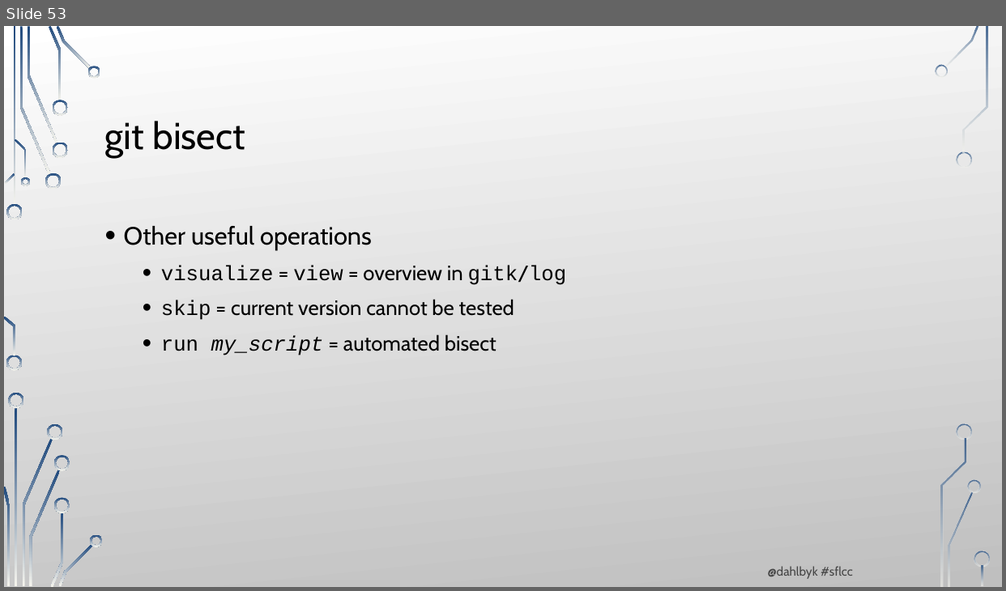
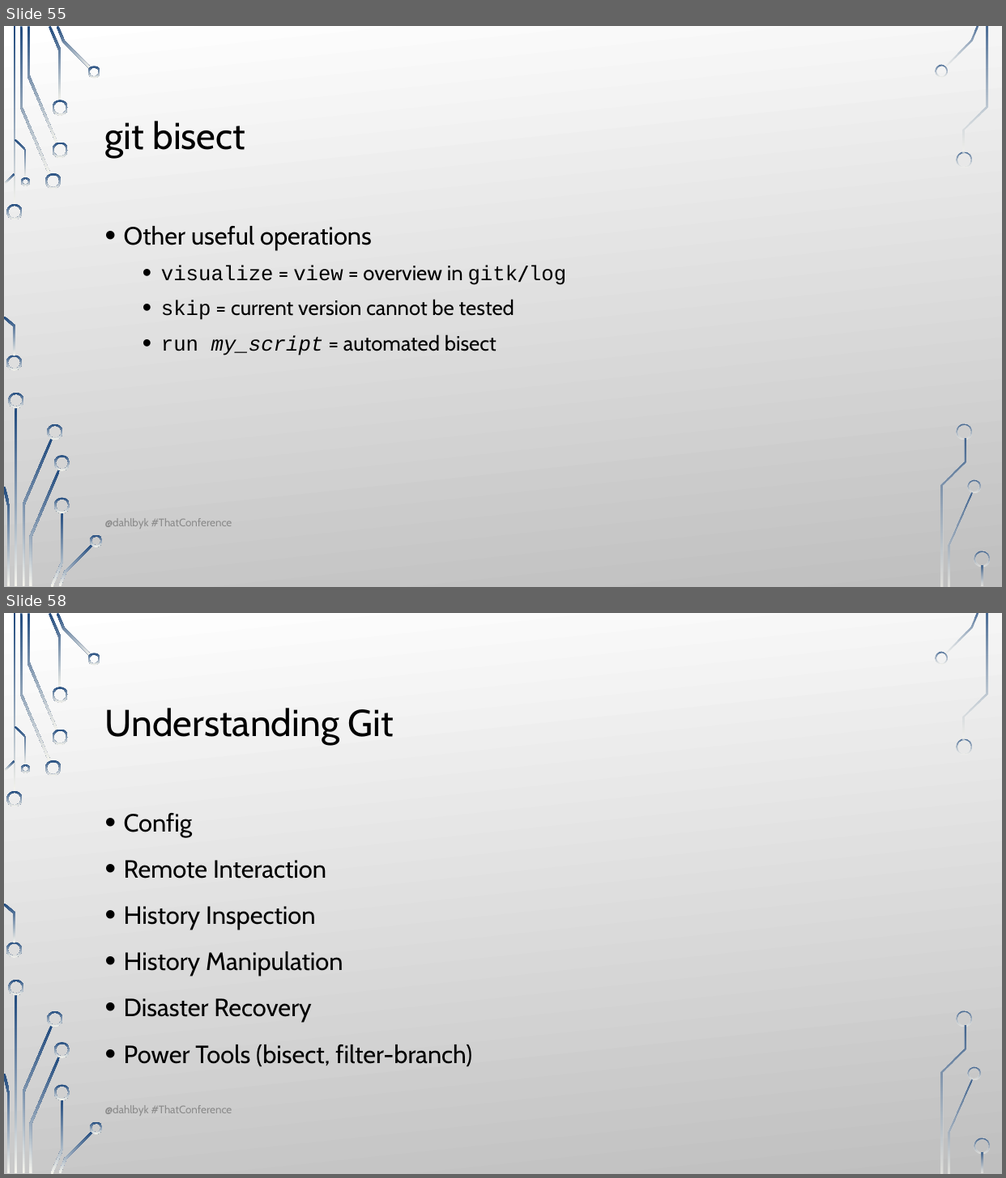
Before and after one commit to dahlbyk/Presentations, a slide deck: UnderstandingGit2/Slides.pptx. Shown one above the other, each under a label of ours: slide 53 before the commit, slides 55 and 58 after it; the slides between them are not shown. The pictures are 1006x591 and 1006x1178 pixels, drawn with LibreOffice and Linux fonts; fonts in the diff are those of the drawing; background and template pictures are left out. Boxes give left, top, right and bottom in pixels: in the first picture for what was removed or moved away, otherwise in the second. Text is boxed around its words. In the diff, an @@ line names an element or a change of style, - is before the commit and + after.

```diff
--- a/UnderstandingGit2/Slides.pptx
+++ b/UnderstandingGit2/Slides.pptx
@@ slide 58 added at box(4, 613, 1002, 1174), background picture (left out); not listed: 36 template elements that a slide beside it also shows @@
@@ title added at box(105, 708, 394, 745), 36 pt, text #000000 @@
+Understanding Git
@@ text added at box(124, 813, 472, 1067), 24 pt, text #000000 @@
+• Config
+• Remote Interaction
+• History Inspection
+• History Manipulation
+• Disaster Recovery
+• Power Tools (bisect, filter-branch)
@@ text added at box(105, 1105, 232, 1116), 10.5 pt, text #8C8C8C @@
+@dahlbyk #ThatConference
@@ what was slide 53 is now slide 55 @@
@@ slide 55 changed as well @@
@@ text added at box(105, 518, 232, 529), 10.5 pt, text #8C8C8C @@
+@dahlbyk #ThatConference
@@ text removed at box(768, 566, 853, 579) @@
-@dahlbyk #sflcc
```
Also in this commit, not shown: 33 other slides changed, 6 other slides added, 1 slide removed.
